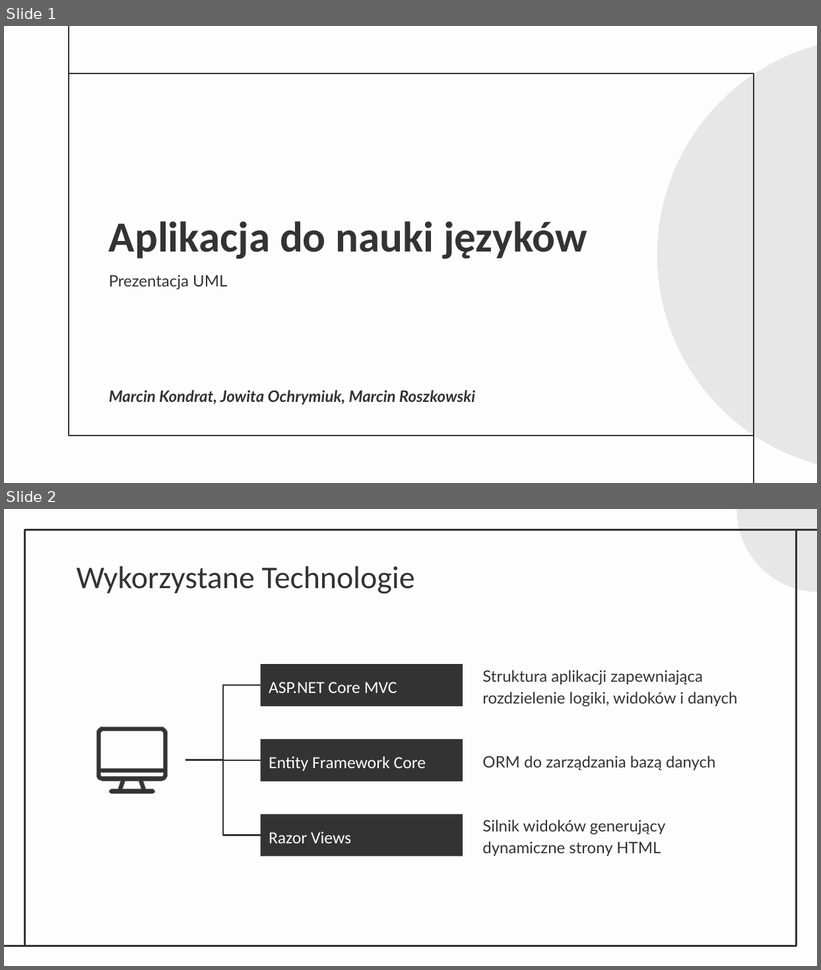
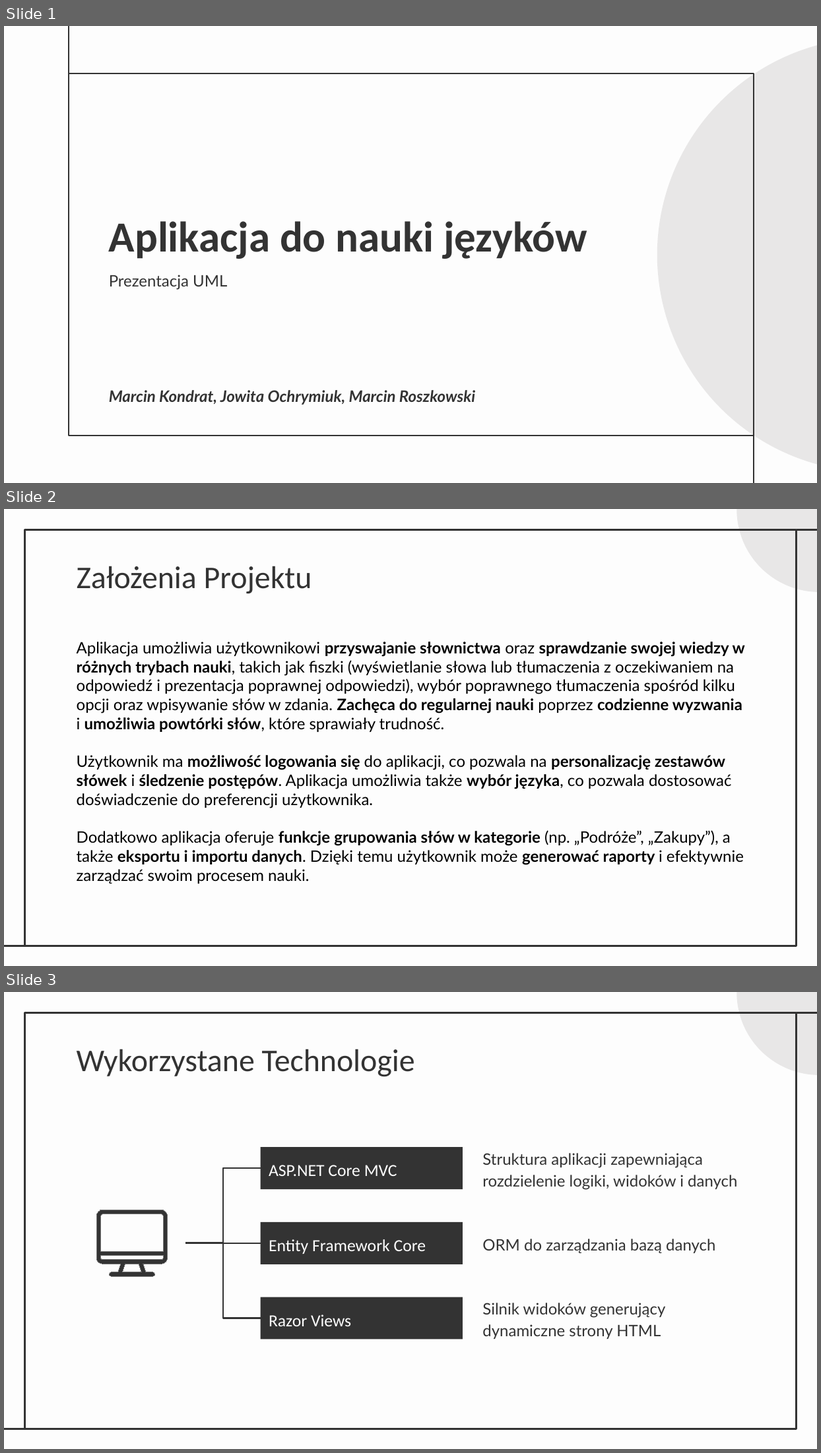
Before and after one commit to breftejk/ZTP-Project, a slide deck: Prezentacja UML projektu.pptx. Shown one above the other, each under a label of ours: slides 1 and 2 before the commit, slides 1, 2 and 3 after it. The pictures are 821x970 and 821x1453 pixels, drawn with LibreOffice and Linux fonts; fonts in the diff are those of the drawing. Boxes give left, top, right and bottom in pixels: in the first picture for what was removed or moved away, otherwise in the second. Text is boxed around its words. In the diff, an @@ line names an element or a change of style, - is before the commit and + after.

Commit message:
chore: add combined UML presentation and update existing UML files to reflect recent changes

```diff
--- a/Prezentacja UML projektu.pptx
+++ b/Prezentacja UML projektu.pptx
@@ slide 2 added at bbox=[4, 509, 817, 966], background #FDFDFD; not listed: 4 template elements that a slide beside it also shows @@
@@ title added at bbox=[77, 566, 312, 593], 28 pt, text #333333 @@
+Założenia Projektu
@@ text added at bbox=[77, 642, 745, 884], 14 pt, text #000000 @@
+Aplikacja umożliwia użytkownikowi przyswajanie słownictwa oraz sprawdzanie swojej wiedzy w różnych trybach nauki, takich jak fiszki (wyświetlanie słowa lub tłumaczenia z oczekiwaniem na odpowiedź i prezentacja poprawnej odpowiedzi), wybór poprawnego tłumaczenia spośród kilku opcji oraz wpisywanie słów w zdania. Zachęca do regularnej nauki poprzez codzienne wyzwania i umożliwia powtórki słów, które sprawiały trudność.
+Użytkownik ma możliwość logowania się do aplikacji, co pozwala na personalizację zestawów słówek i śledzenie postępów. Aplikacja umożliwia także wybór języka, co pozwala dostosować doświadczenie do preferencji użytkownika.
+Dodatkowo aplikacja oferuje funkcje grupowania słów w kategorie (np. „Podróże”, „Zakupy”), a także eksportu i importu danych. Dzięki temu użytkownik może generować raporty i efektywnie zarządzać swoim procesem nauki.
@@ what was slide 2 is now slide 3 @@
```
Also in this commit, not shown: 3 other files.
